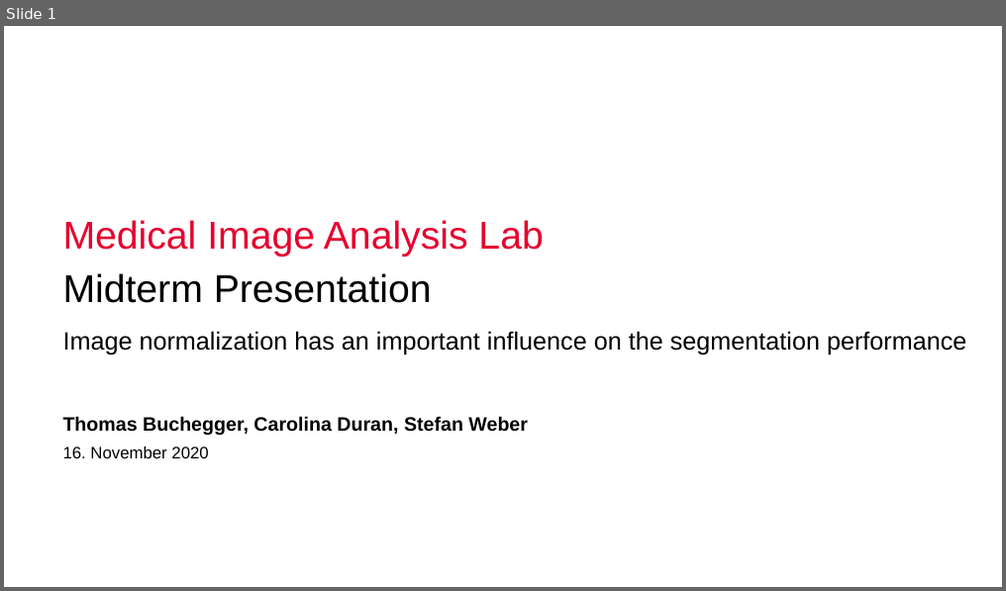
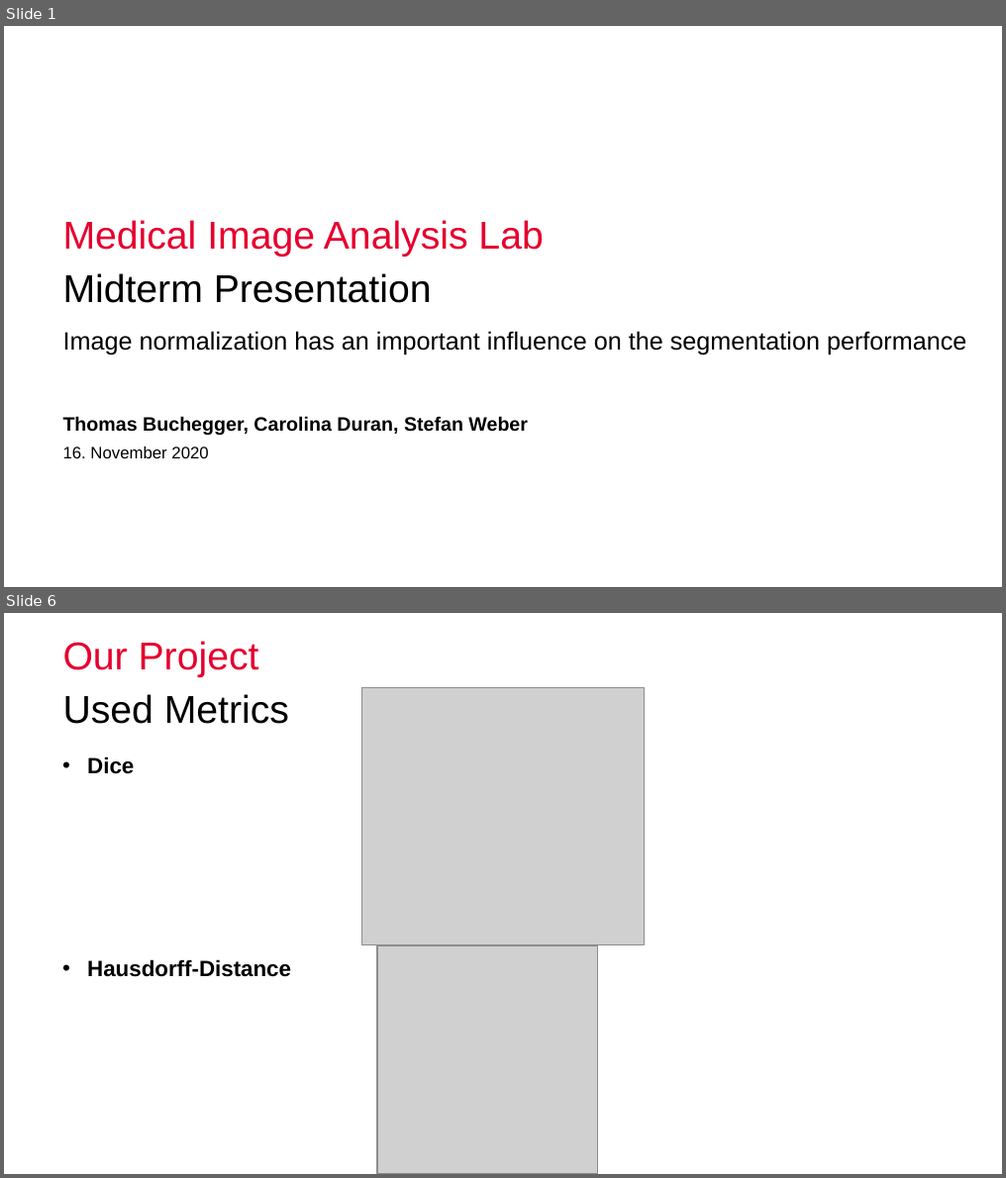
Before and after one commit to nibill/MIALab-1, a slide deck: Presentation/Midterm Presentation.pptx. Shown one above the other, each under a label of ours: slide 1 before the commit, slides 1 and 6 after it; the slides between them are not shown. The pictures are 1006x591 and 1006x1178 pixels, drawn with LibreOffice and Linux fonts; fonts in the diff are those of the drawing; grey boxes stand for pictures; background and template pictures are left out. Boxes give left, top, right and bottom in pixels: in the first picture for what was removed or moved away, otherwise in the second. Text is boxed around its words. In the diff, an @@ line names an element or a change of style, - is before the commit and + after.

```diff
--- a/Presentation/Midterm Presentation.pptx
+++ b/Presentation/Midterm Presentation.pptx
@@ slide 6 added at [4,613,1002,1174], background #FFFFFF @@
@@ title added at [63,641,259,677], 28 pt, text #E6002E @@
+Our Project
@@ text added at [63,694,289,724], 28 pt, text #000000 @@
+Used Metrics
@@ picture added at [361,688,644,946] @@
@@ text added at [87,757,291,977], 16 pt, text #000000, bold @@
+• Dice
+• Hausdorff-Distance
@@ picture added at [377,947,597,1173] @@
```
Also in this commit, not shown: 2 slides changed, 7 other slides added, 2 slides removed.
